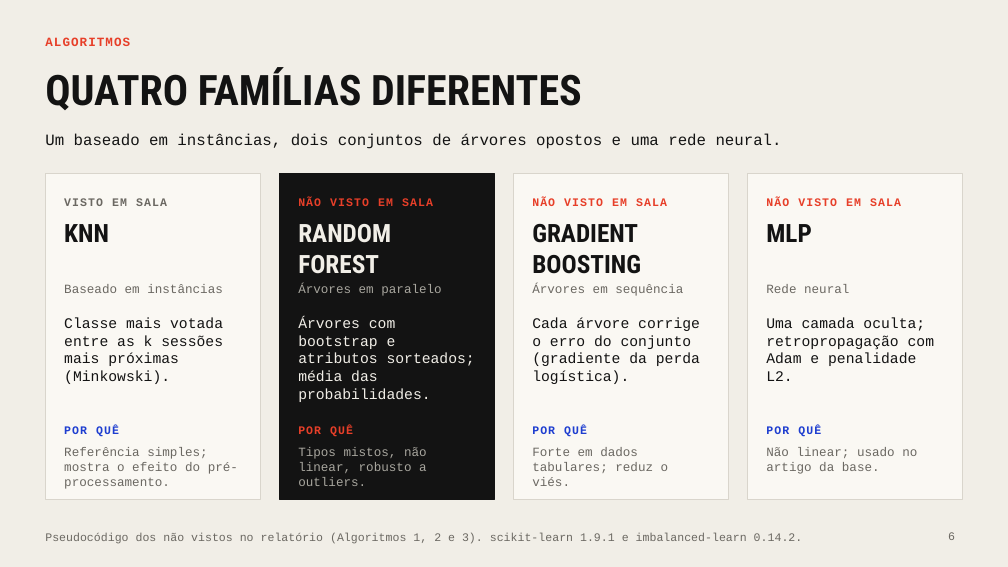
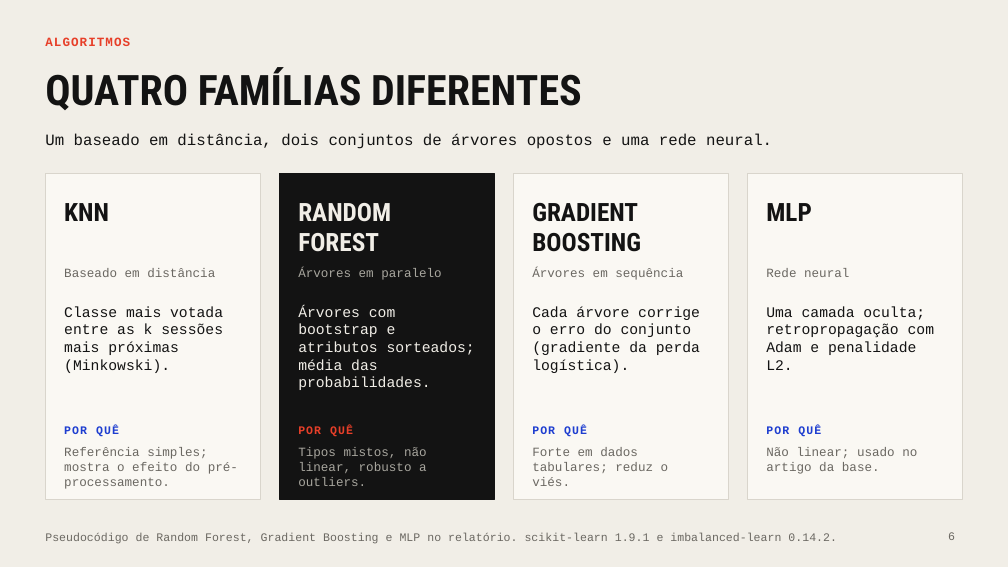
Before and after one commit to diogovcastro/purchasing-intention, a slide deck: slide 6 of slides/Intencao_de_Compra_Online.pptx. Drawn at 1008x567 pixels with LibreOffice and Linux fonts; fonts in the diff are those of the drawing. Boxes give left, top, right and bottom in pixels: in the first picture for what was removed or moved away, otherwise in the second. Text is boxed around its words. In the diff, an @@ line names an element or a change of style, - is before the commit and + after.

```diff
--- a/slides/Intencao_de_Compra_Online.pptx
+++ b/slides/Intencao_de_Compra_Online.pptx
@@ text at box(45, 134, 772, 149): text changed @@
-Um baseado em instâncias, dois conjuntos de árvores opostos e uma rede neural.
+Um baseado em distância, dois conjuntos de árvores opostos e uma rede neural.
@@ text removed at box(64, 198, 167, 206) @@
-VISTO EM SALA
@@ text removed at box(298, 198, 433, 206) @@
-NÃO VISTO EM SALA
@@ text removed at box(532, 198, 667, 206) @@
-NÃO VISTO EM SALA
@@ 4 texts: place and size @@
-4 texts at box(64, 224, 811, 274)
+4 texts at box(64, 203, 811, 252)
@@ text removed at box(766, 198, 901, 206) @@
-NÃO VISTO EM SALA
@@ text at box(64, 268, 215, 277): text changed @@
-Baseado em instâncias
+Baseado em distância
@@ 3 texts: place and size @@
-3 texts at box(298, 284, 849, 296)
+3 texts at box(298, 268, 849, 280)
@@ text "Classe mais votada entre as ...": place and size @@
-text "Classe mais votada entre as ..." at box(64, 317, 223, 384)
+text "Classe mais votada entre as ..." at box(64, 306, 223, 373)
@@ text "Árvores com bootstrap e atributos ...": place and size @@
-text "Árvores com bootstrap e atributos ..." at box(298, 317, 475, 402)
+text "Árvores com bootstrap e atributos ..." at box(298, 306, 475, 390)
@@ text "Cada árvore corrige o erro ...": place and size @@
-text "Cada árvore corrige o erro ..." at box(532, 317, 700, 384)
+text "Cada árvore corrige o erro ..." at box(532, 306, 700, 373)
@@ text "Uma camada oculta; retropropagação com ...": place and size @@
-text "Uma camada oculta; retropropagação com ..." at box(766, 317, 934, 381)
+text "Uma camada oculta; retropropagação com ..." at box(766, 306, 934, 370)
@@ text at box(45, 533, 837, 544): text changed @@
-Pseudocódigo dos não vistos no relatório (Algoritmos 1, 2 e 3). scikit-learn 1.9.1 e imbalanced-learn 0.14.2.
+Pseudocódigo de Random Forest, Gradient Boosting e MLP no relatório. scikit-learn 1.9.1 e imbalanced-learn 0.14.2.
```
Also in this commit, not shown: 1 other slide changed, 1 other file.
